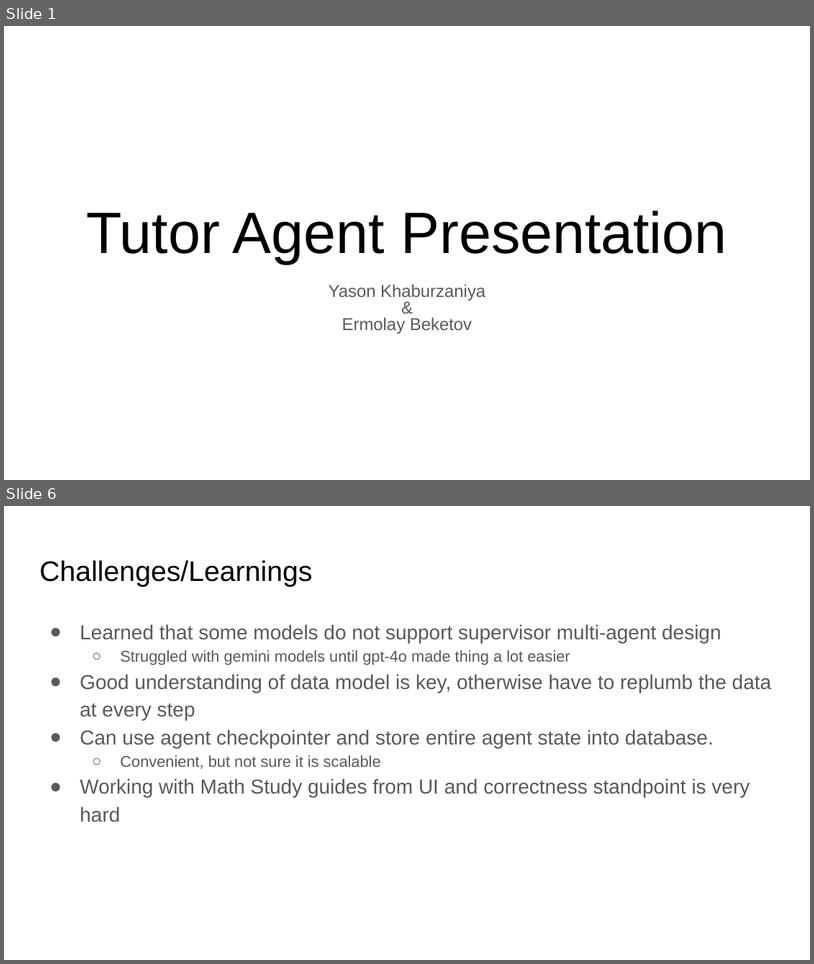
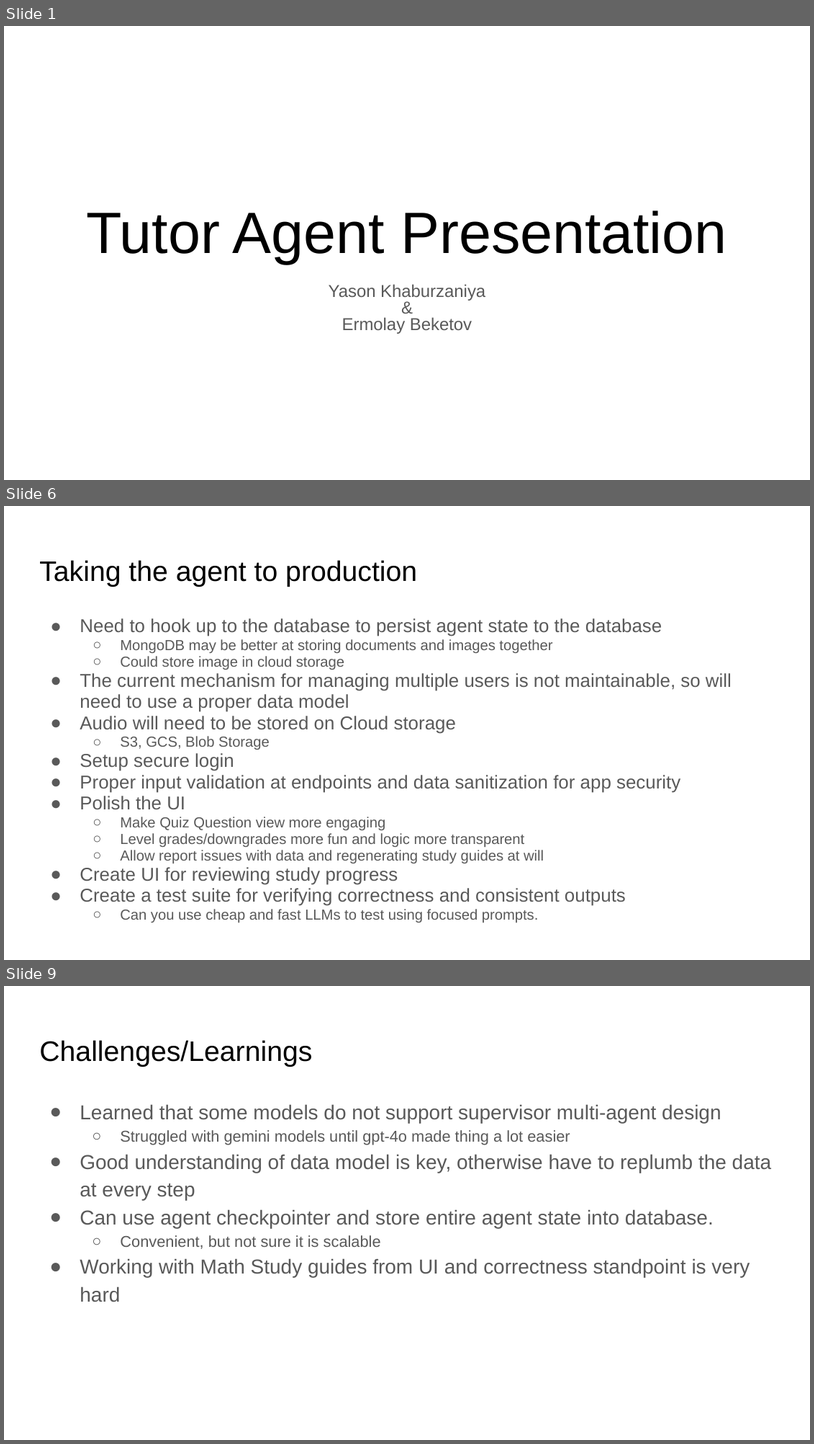
Before and after one commit to breba-hackathon/tutor, a slide deck: presentation/Tutor Agent Presentation.pptx. Shown one above the other, each under a label of ours: slides 1 and 6 before the commit, slides 1, 6 and 9 after it; the slides between them are not shown. The pictures are 814x964 and 814x1444 pixels, drawn with LibreOffice and Linux fonts; fonts in the diff are those of the drawing. Boxes give left, top, right and bottom in pixels: in the first picture for what was removed or moved away, otherwise in the second. Text is boxed around its words. In the diff, an @@ line names an element or a change of style, - is before the commit and + after.

```diff
--- a/presentation/Tutor Agent Presentation.pptx
+++ b/presentation/Tutor Agent Presentation.pptx
@@ slide 6 added at (x1=4, y1=506, x2=810, y2=960), background #FFFFFF @@
@@ title added at (x1=39, y1=560, x2=417, y2=587), 25.2 pt, text #000000 @@
+Taking the agent to production
@@ text added at (x1=80, y1=618, x2=732, y2=922), 16.6 pt, text #595959 @@
+● Need to hook up to the database to persist agent state to the database
+  ○ MongoDB may be better at storing documents and images together
+  ○ Could store image in cloud storage
+● The current mechanism for managing multiple users is not maintainable, so will need to use a proper data model
+● Audio will need to be stored on Cloud storage
+  ○ S3, GCS, Blob Storage
+● Setup secure login
+● Proper input validation at endpoints and data sanitization for app security
+● Polish the UI
+  ○ Make Quiz Question view more engaging
+  ○ Level grades/downgrades more fun and logic more transparent
+  ○ Allow report issues with data and regenerating study guides at will
+● Create UI for reviewing study progress
+● Create a test suite for verifying correctness and consistent outputs
+  ○ Can you use cheap and fast LLMs to test using focused prompts.
@@ what was slide 6 is now slide 9 @@
```
Also in this commit, not shown: 4 slides changed, 2 other slides added, 1 slide removed.
